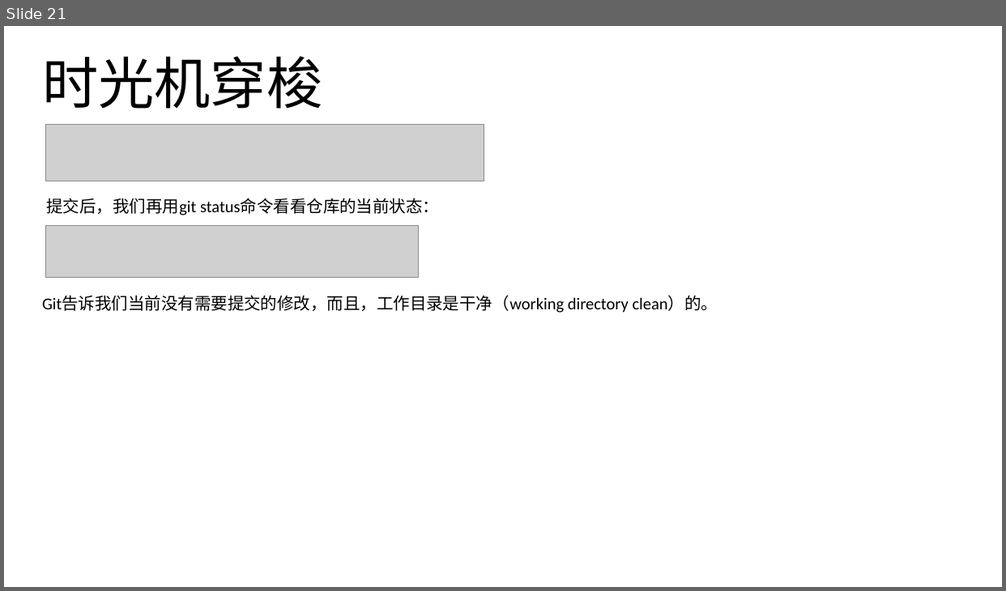
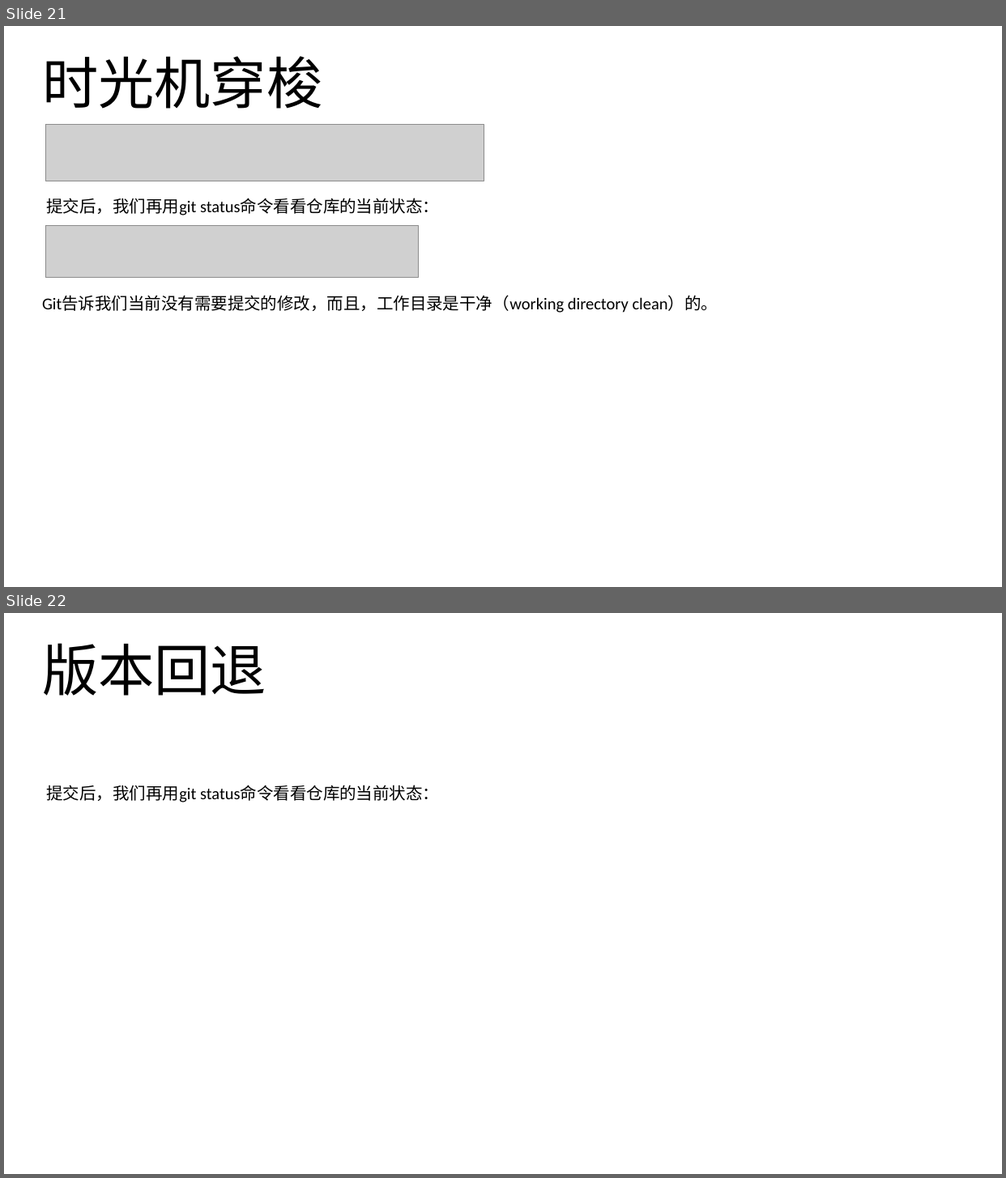
Before and after one commit to noprom/shandong, a slide deck: doc/ppt/git.pptx. Shown one above the other, each under a label of ours: slide 21 before the commit, slides 21 and 22 after it. The pictures are 1006x591 and 1006x1178 pixels, drawn with LibreOffice and Linux fonts; fonts in the diff are those of the drawing; grey boxes stand for pictures. Boxes give left, top, right and bottom in pixels: in the first picture for what was removed or moved away, otherwise in the second. Text is boxed around its words. In the diff, an @@ line names an element or a change of style, - is before the commit and + after.

Commit message:
add ppt task

```diff
--- a/doc/ppt/git.pptx
+++ b/doc/ppt/git.pptx
@@ slide 22 added at [4,613,1002,1174], background #FFFFFF @@
@@ title added at [42,643,266,696], 54 pt, text #000000 @@
+版本回退
@@ subtitle added at [46,785,439,803], 16 pt, text #000000 @@
+提交后，我们再用git status命令看看仓库的当前状态：
```
Also in this commit, not shown: 1 other file.
